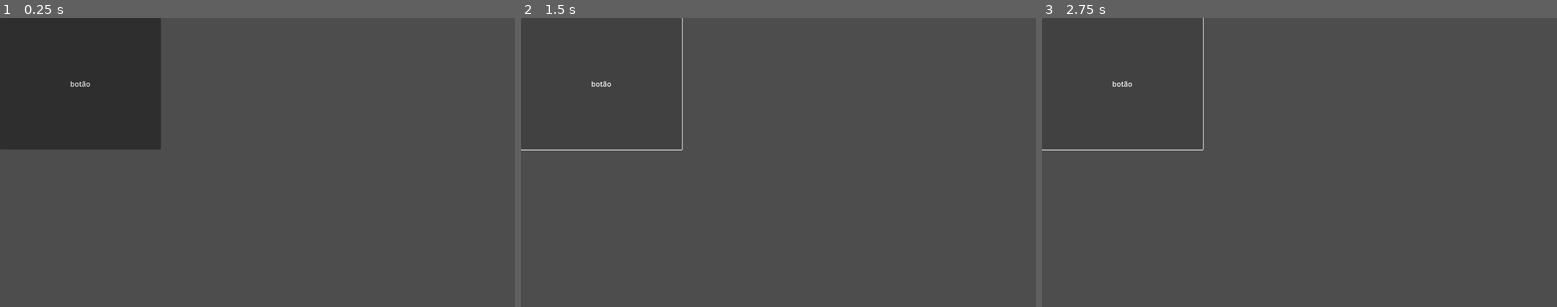
Above: before the commit, frames 1-3 (left to right).
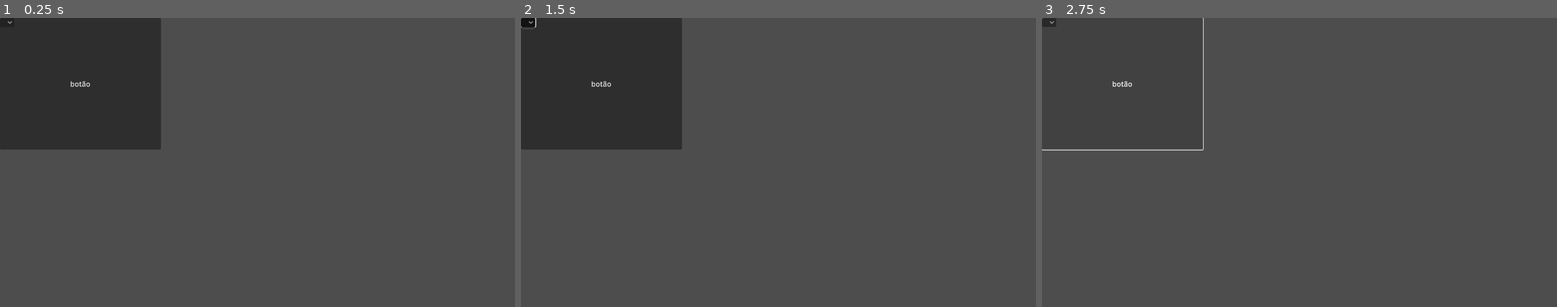
Above: after the commit, the same moments.

Repository: nihhannaa/aula-montanha
Game: Godot game, scene res://atividade descolada 2/button.tscn
The game is run twice, just before and just after one commit, with the same random seed, the same clock (stepped at 60 frames per second) and the same inputs.
Inputs (mouse positions are in pixels of both pictures, inside the frame that each line leads up to):
- Up to frame 1 (0.25 s): no input
- Up to frame 2 (1.5 s): click "botão" at 0.5 s; click (526, 23) at 1.27 s
- Up to frame 3 (2.75 s): click "botão" at 2 s

The runs differ from the first frame. In frame 1, less than 0.1% of the frame differs, in the area x 1-3%, y 1-3%; in frame 2, 0.3%, in the area x 0-32%, y 0-46%; in frame 3, less than 0.1%.

Commit message:
atividade_17
atividade bem legal da calculadora

Diff:
--- /dev/null
+++ b/projetinho/atividade descolada 17/atividade_17.gd
@@ -0,0 +1,13 @@
+extends Control
+
+
+func _on_button_pressed() -> void:
+	if$OptionButton.get_selected_id() == 0:
+		$Label.text =str(int ($TextEdit.text) + int ($TextEdit2.text))
+	if$OptionButton.get_selected_id() == 1:
+		$Label.text =str(int ($TextEdit.text) - int ($TextEdit2.text))
+	if$OptionButton.get_selected_id() == 2:
+		$Label.text =str(int ($TextEdit.text) * int ($TextEdit2.text))
+	if$OptionButton.get_selected_id() == 3:
+		$Label.text =str(int ($TextEdit.text) / int ($TextEdit2.text))
+	pass # Replace with function body.
--- /dev/null
+++ b/projetinho/atividade descolada 17/atividade_17.tscn
@@ -0,0 +1,66 @@
+[gd_scene load_steps=2 format=3 uid="uid://b7ytikyklqxt0"]
+
+[ext_resource type="Script" uid="uid://duxlw8g3tk62" path="res://atividade descolada 17/atividade_17.gd" id="1_ene60"]
+
+[node name="Atividade17" type="Control"]
+layout_mode = 3
+anchor_left = 0.003
+anchor_right = 1.0
+anchor_bottom = 1.0
+offset_left = -1.456
+offset_top = -15.0
+offset_right = -6.0
+offset_bottom = -15.0
+grow_horizontal = 2
+grow_vertical = 2
+script = ExtResource("1_ene60")
+
+[node name="TextEdit" type="TextEdit" parent="."]
+layout_mode = 0
+offset_left = 123.0
+offset_top = 54.0
+offset_right = 425.0
+offset_bottom = 127.0
+placeholder_text = "insira"
+
+[node name="TextEdit2" type="TextEdit" parent="."]
+layout_mode = 0
+offset_left = 126.0
+offset_top = 152.0
+offset_right = 427.0
+offset_bottom = 227.0
+placeholder_text = "insira"
+
+[node name="Label" type="Label" parent="."]
+layout_mode = 0
+offset_left = 229.0
+offset_top = 464.0
+offset_right = 636.0
+offset_bottom = 596.0
+text = "resultado"
+
+[node name="Button" type="Button" parent="."]
+layout_mode = 0
+offset_left = 304.0
+offset_top = 274.0
+offset_right = 504.0
+offset_bottom = 379.0
+text = "executar"
+
+[node name="OptionButton" type="OptionButton" parent="."]
+layout_mode = 0
+offset_left = 498.0
+offset_top = 90.0
+offset_right = 680.0
+offset_bottom = 177.0
+item_count = 4
+popup/item_0/text = "adição"
+popup/item_0/id = 0
+popup/item_1/text = "subtração"
+popup/item_1/id = 1
+popup/item_2/text = "multiplicação"
+popup/item_2/id = 2
+popup/item_3/text = "divisão"
+popup/item_3/id = 3
+
+[connection signal="pressed" from="Button" to="." method="_on_button_pressed"]
--- a/projetinho/atividade descolada 2/button.tscn
+++ b/projetinho/atividade descolada 2/button.tscn
@@ -8,4 +8,14 @@
 text = "botão"
 script = ExtResource("1_0fta5")
 
+[node name="Control" type="Control" parent="."]
+anchors_preset = 0
+offset_right = 40.0
+offset_bottom = 40.0
+
+[node name="OptionButton" type="OptionButton" parent="Control"]
+layout_mode = 0
+offset_right = 32.0
+offset_bottom = 20.0
+
 [connection signal="pressed" from="." to="." method="_on_pressed"]
Not shown, added: projetinho/atividade descolada 17/atividade_17.gd.uid
